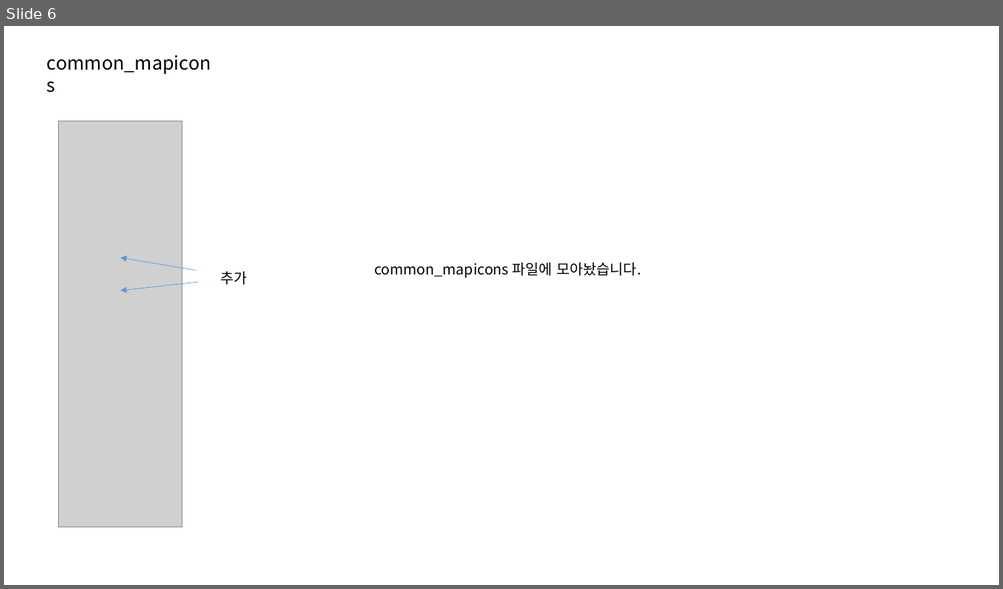
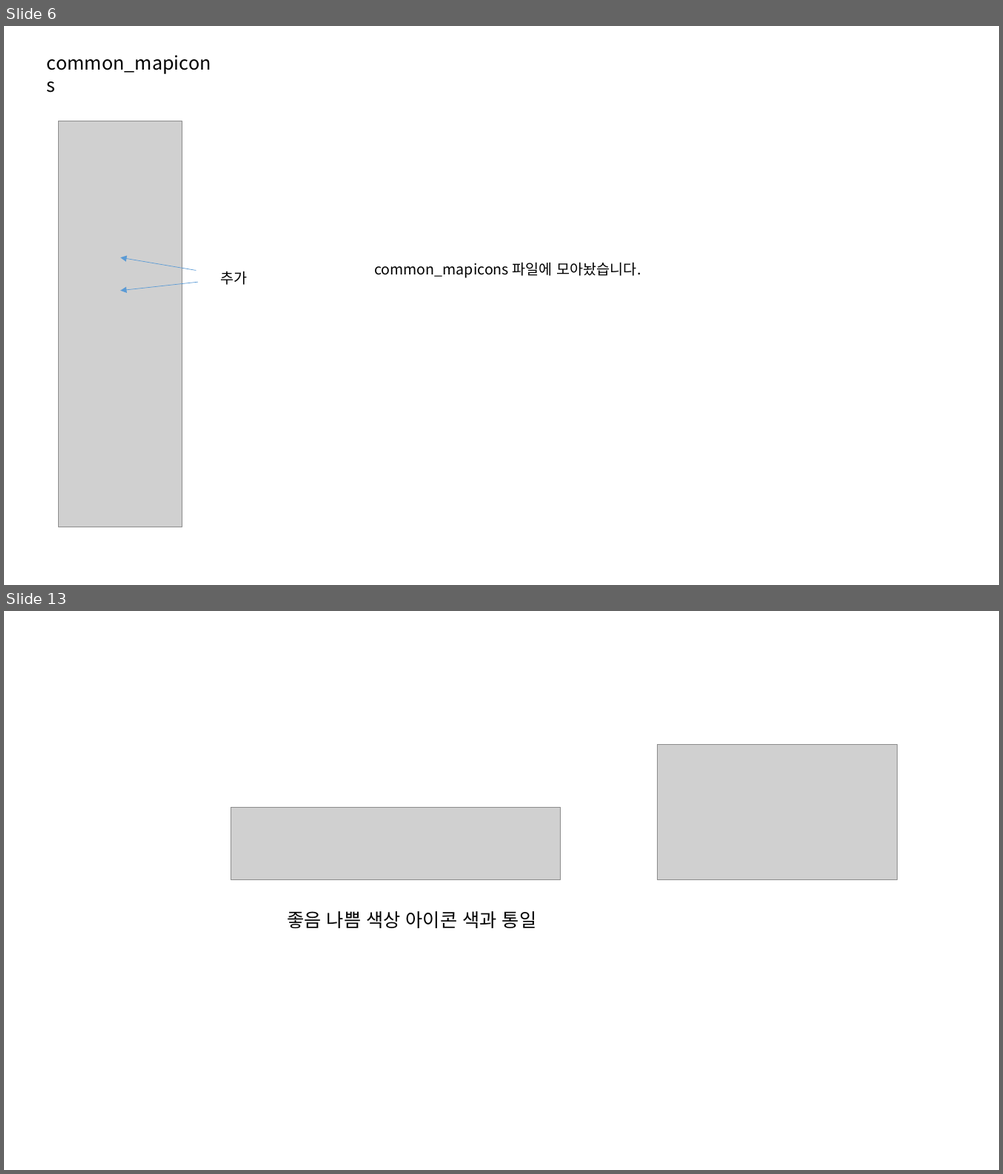
Before and after one commit to jeoungGyy/sejong, a slide deck: ppt/04-03.pptx. Shown one above the other, each under a label of ours: slide 6 before the commit, slides 6 and 13 after it; the slides between them are not shown. The pictures are 1003x589 and 1003x1174 pixels, drawn with LibreOffice and Linux fonts; fonts in the diff are those of the drawing; grey boxes stand for pictures. Boxes give left, top, right and bottom in pixels: in the first picture for what was removed or moved away, otherwise in the second. Text is boxed around its words. In the diff, an @@ line names an element or a change of style, - is before the commit and + after.

```diff
--- a/ppt/04-03.pptx
+++ b/ppt/04-03.pptx
@@ slide 13 added at box(4, 611, 999, 1170), background #FFFFFF @@
@@ picture added at box(657, 744, 897, 880) @@
@@ picture added at box(231, 807, 560, 880) @@
@@ text added at box(287, 911, 536, 928), 18 pt, text #000000 @@
+좋음 나쁨 색상 아이콘 색과 통일
```
Also in this commit, not shown: 10 other slides added, 14 other files.
